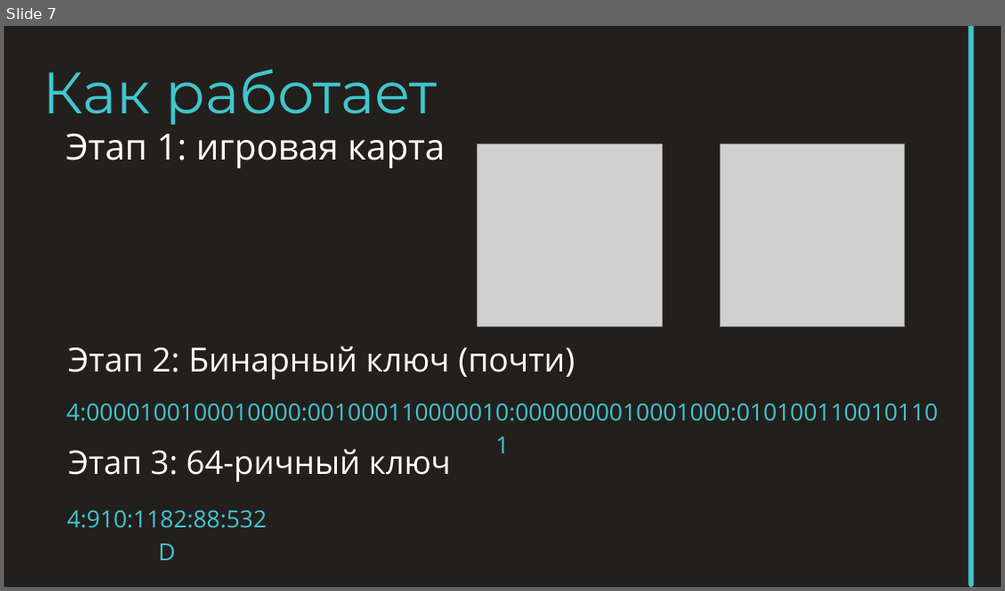
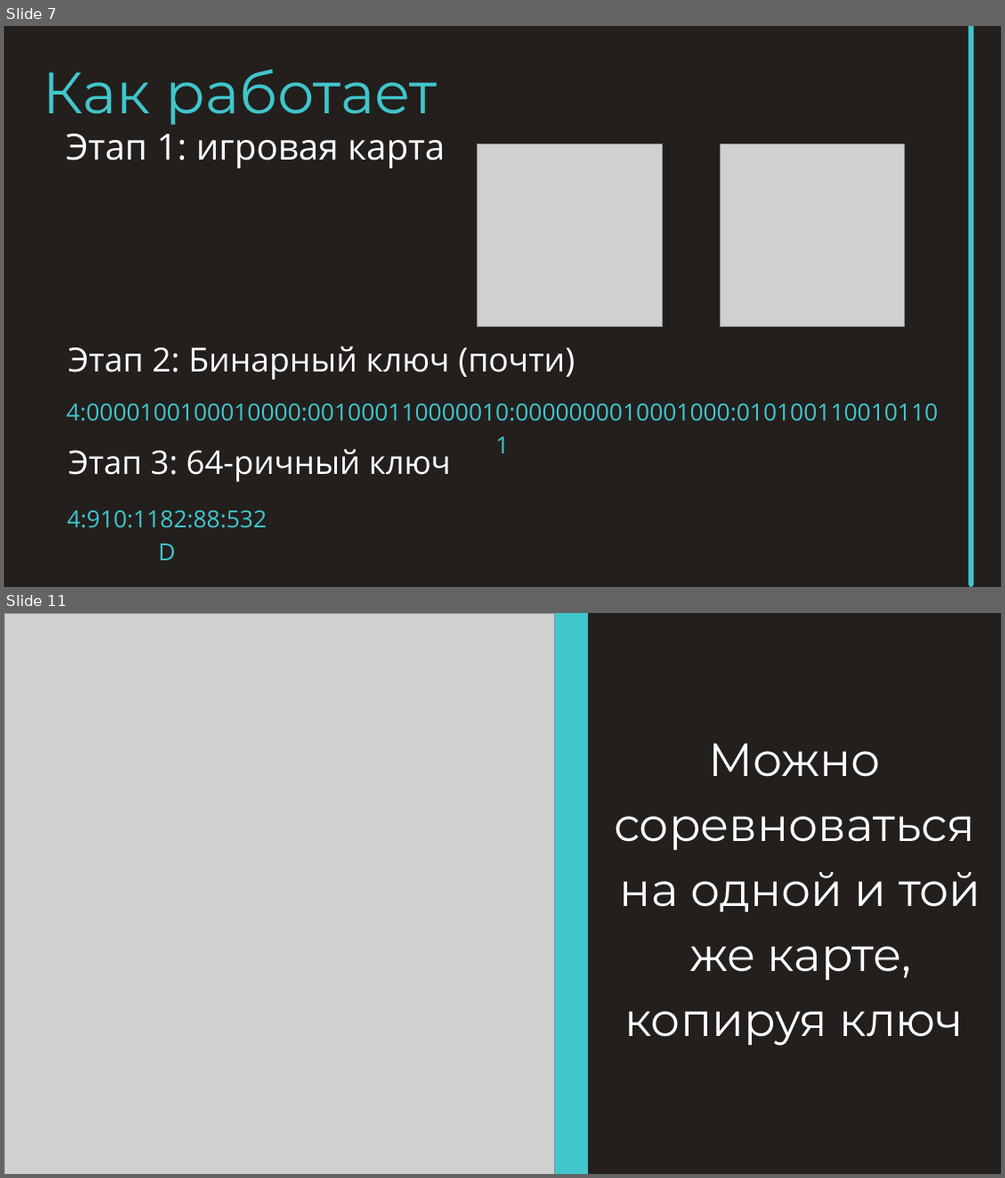
Before and after one commit to Nekro25/Alien-Miner, a slide deck: PRESENT/Инопланетный шахтер.pptx. Shown one above the other, each under a label of ours: slide 7 before the commit, slides 7 and 11 after it; the slides between them are not shown. The pictures are 1005x591 and 1005x1178 pixels, drawn with LibreOffice and Linux fonts; fonts in the diff are those of the drawing; grey boxes stand for pictures. Boxes give left, top, right and bottom in pixels: in the first picture for what was removed or moved away, otherwise in the second. Text is boxed around its words. In the diff, an @@ line names an element or a change of style, - is before the commit and + after.

```diff
--- a/PRESENT/Инопланетный шахтер.pptx
+++ b/PRESENT/Инопланетный шахтер.pptx
@@ slide 11 added at (4,613,1001,1174), background #231F1D @@
@@ picture added at (4,613,555,1174) @@
@@ freeform shape added at (280,613,588,1174), fill #40C6CC @@
@@ text added at (614,743,980,1046), 67 pt, text #FFFFFF @@
+Можно соревноваться
+на одной и той
+же карте, копируя ключ
```
Also in this commit, not shown: 5 slides changed, 3 other slides added, 1 slide removed, 1 other file.
